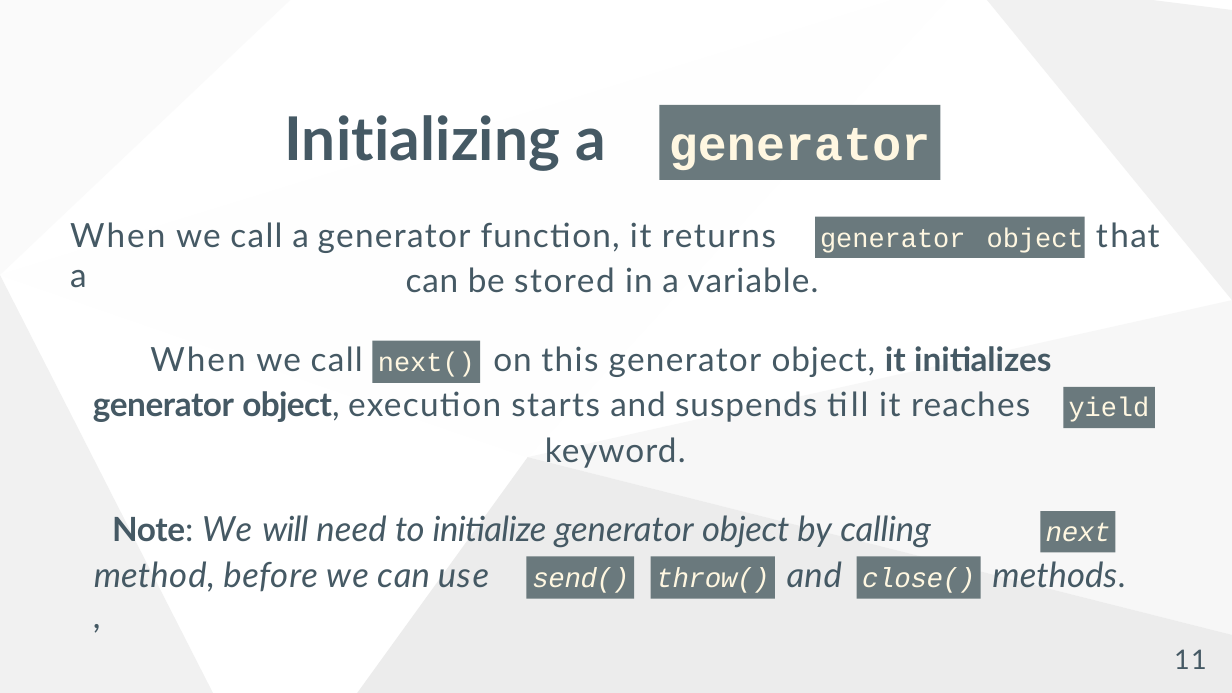
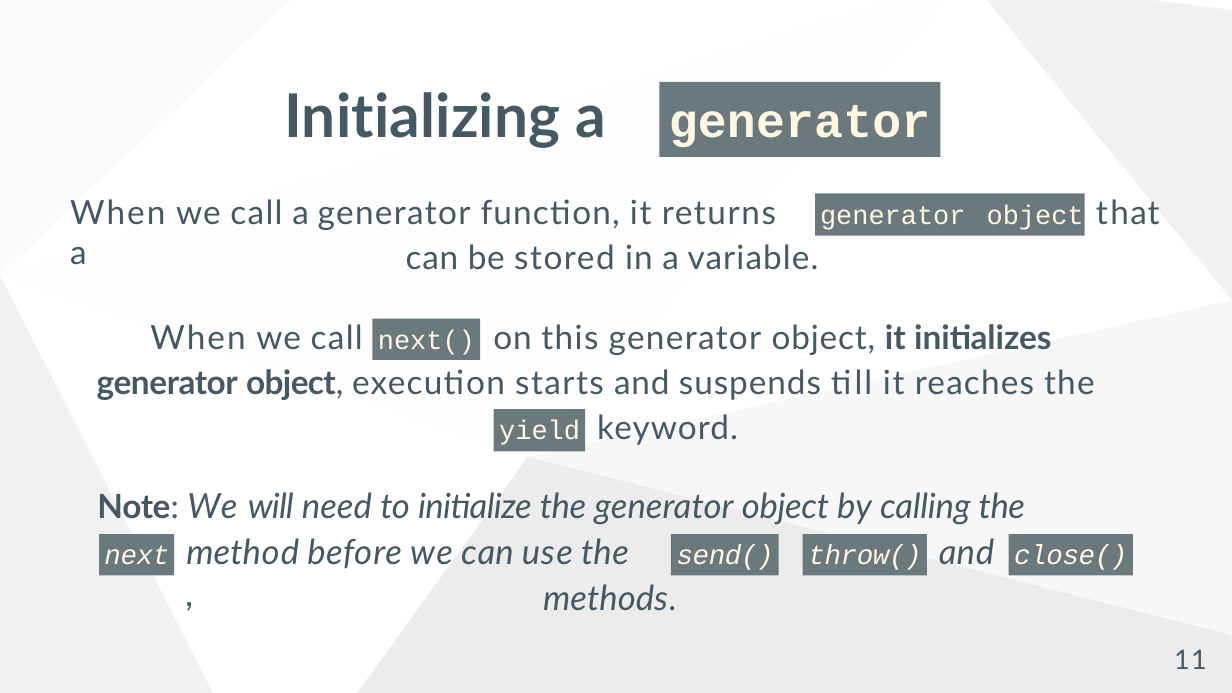
Before and after one commit to mwhorse46/pyconf_2022_decorators_generators_workshop, a slide deck: slide 11 of slideshow.pptx. Drawn at 1232x693 pixels with LibreOffice and Linux fonts; fonts in the diff are those of the drawing; background and template pictures are left out. Boxes give left, top, right and bottom in pixels: in the first picture for what was removed or moved away, otherwise in the second. Text is boxed around its words. In the diff, an @@ line names an element or a change of style, - is before the commit and + after.

```diff
--- a/slideshow.pptx
+++ b/slideshow.pptx
@@ 3 texts, 2 rectangles, 1 title: place and size @@
-3 texts, 2 rectangles, 1 title at box(70, 105, 1160, 293)
+3 texts, 2 rectangles, 1 title at box(70, 82, 1160, 270)
@@ text "When we call on this ...": place and size @@
-text "When we call on this ..." at box(150, 346, 1051, 377)
+text "When we call on this ..." at box(150, 324, 1051, 355)
@@ rectangle "next()": place and size @@
-rectangle "next()" at box(372, 341, 481, 384)
+rectangle "next()" at box(372, 319, 481, 360)
@@ text at box(97, 369, 1095, 400): text changed @@
-generator object, execution starts and suspends till it reaches
-keyword.
+generator object, execution starts and suspends till it reaches the
@@ rectangle "yield": place and size @@
-rectangle "yield" at box(1064, 387, 1155, 429)
+rectangle "yield" at box(494, 409, 585, 452)
@@ rectangle "yield" at box(494, 409, 585, 452): indent changed @@
@@ text added at box(597, 414, 738, 445), 26 pt, text #455964 @@
+keyword.
@@ text at box(97, 492, 1025, 525): text changed @@
-Note: We will need to initialize generator object by calling
+Note: We will need to initialize the generator object by calling the
@@ rectangle "next": place and size @@
-rectangle "next" at box(1041, 511, 1116, 553)
+rectangle "next" at box(99, 534, 174, 576)
@@ text at box(186, 538, 629, 569): text changed @@
-method, before we can use ,
+method before we can use the ,
@@ rectangle "send()": place and size @@
-rectangle "send()" at box(527, 556, 635, 599)
+rectangle "send()" at box(671, 534, 779, 576)
@@ 2 rectangles, 1 text: place and size @@
-2 rectangles, 1 text at box(651, 556, 981, 599)
+2 rectangles, 1 text at box(803, 534, 1133, 576)
@@ text "methods.": place and size @@
-text "methods." at box(992, 561, 1117, 588)
+text "methods." at box(543, 584, 668, 611)
```
Also in this commit, not shown: 12 other slides changed, 2 other files.
